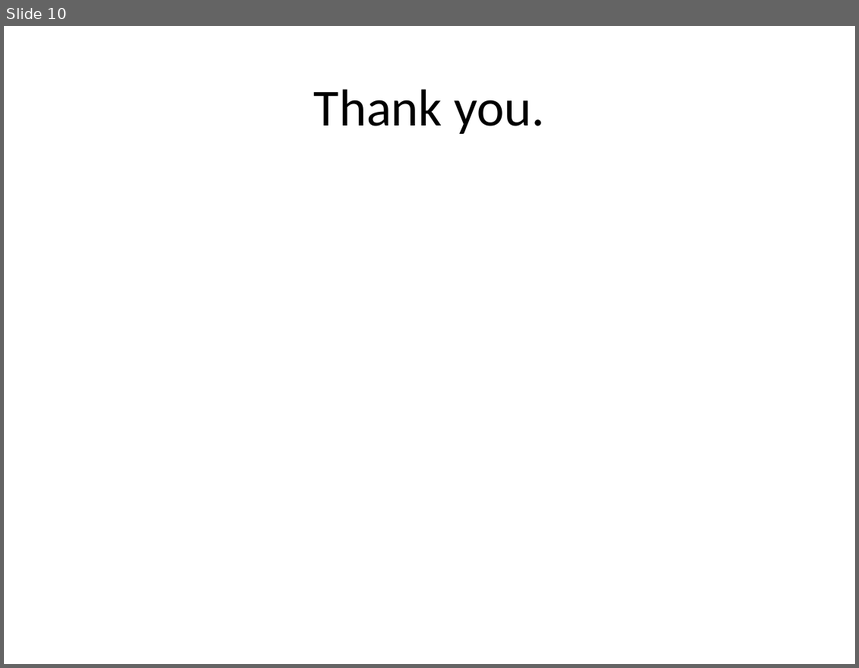
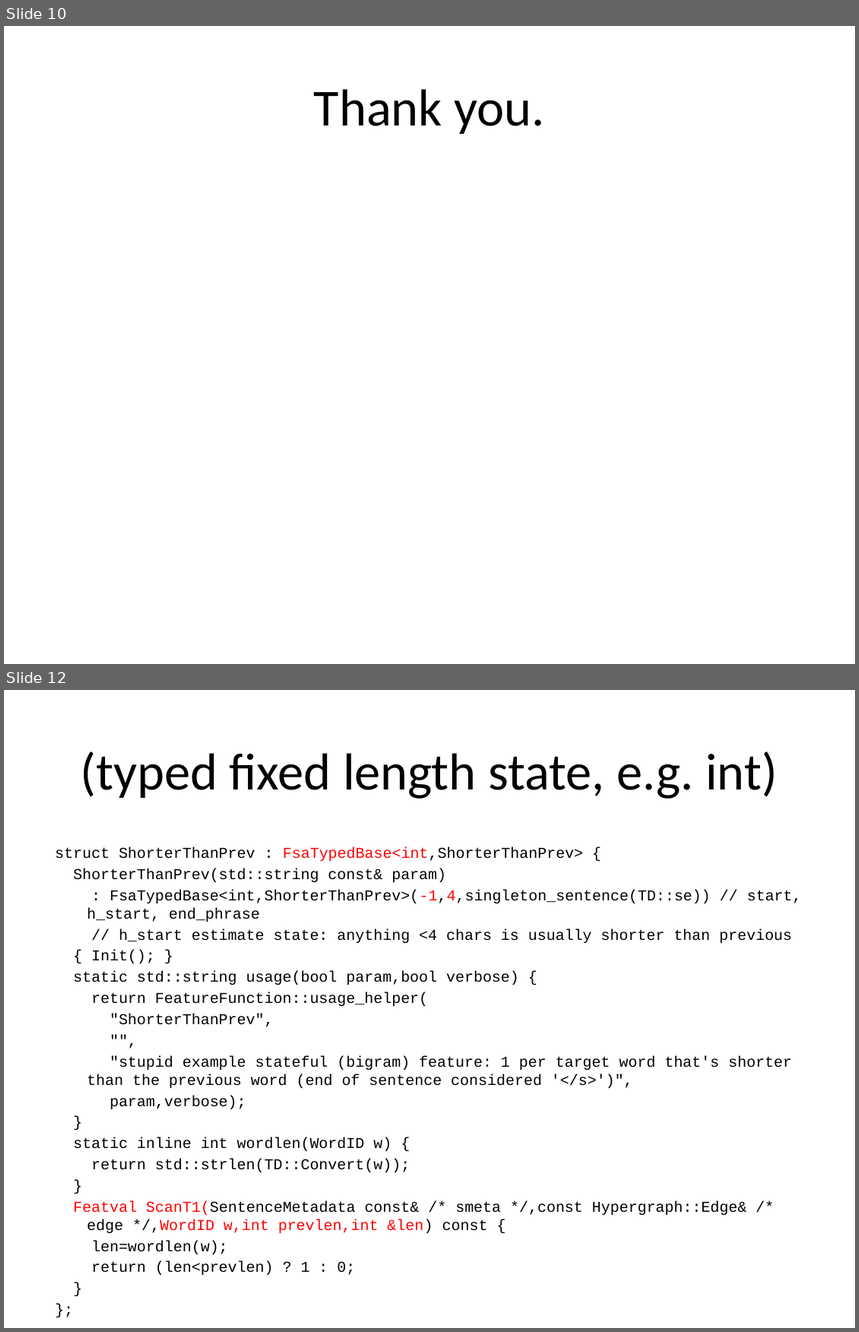
Before and after one commit to redpony/cdec, a slide deck: report/ws10-graehl.pptx. Shown one above the other, each under a label of ours: slide 10 before the commit, slides 10 and 12 after it; the slides between them are not shown. The pictures are 859x668 and 859x1332 pixels, drawn with LibreOffice and Linux fonts; fonts in the diff are those of the drawing. Boxes give left, top, right and bottom in pixels: in the first picture for what was removed or moved away, otherwise in the second. Text is boxed around its words. In the diff, an @@ line names an element or a change of style, - is before the commit and + after.

```diff
--- a/report/ws10-graehl.pptx
+++ b/report/ws10-graehl.pptx
@@ slide 12 added at bbox=[4, 690, 855, 1328], background #FFFFFF @@
@@ title added at bbox=[81, 752, 778, 799], 44 pt, text #000000 @@
+(typed fixed length state, e.g. int)
@@ text added at bbox=[55, 847, 802, 1255], 12.8 pt, text #000000 @@
+struct ShorterThanPrev : FsaTypedBase<int,ShorterThanPrev> {
+ShorterThanPrev(std::string const& param)
+: FsaTypedBase<int,ShorterThanPrev>(-1,4,singleton_sentence(TD::se)) // start, h_start, end_phrase
+// h_start estimate state: anything <4 chars is usually shorter than previous
+{ Init(); }
+static std::string usage(bool param,bool verbose) {
+return FeatureFunction::usage_helper(
+"ShorterThanPrev",
+"",
+"stupid example stateful (bigram) feature: 1 per target word that's shorter than the previous word (end of sentence considered '</s>')",
+param,verbose);
+}
+static inline int wordlen(WordID w) {
+return std::strlen(TD::Convert(w));
+}
+Featval ScanT1(SentenceMetadata const& /* smeta */,const Hypergraph::Edge& /* edge */,WordID w,int prevlen,int &len) const {
+len=wordlen(w);
+return (len<prevlen) ? 1 : 0;
+}
+};
```
Also in this commit, not shown: 2 other slides added, 1 other file.
